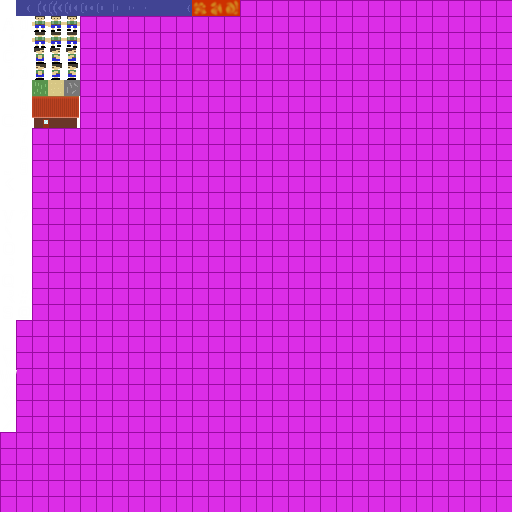
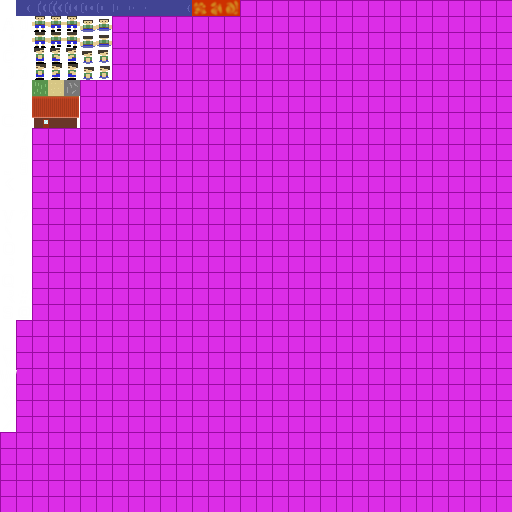
Layered file, before and after one edit (w=512, h=512). Changes by layer:
added layer "Liitetty taso #5" above "Liitetty taso #4" over left=99, top=66, right=110, bottom=79
added layer "Liitetty taso #4" above "Liitetty taso #6" over left=83, top=67, right=94, bottom=80
added layer "Liitetty taso #6" above "Liitetty taso #3" over left=98, top=50, right=109, bottom=63
added layer "Liitetty taso #3" above "Liitetty taso #7" over left=82, top=51, right=93, bottom=64
added layer "Liitetty taso #7" above "Liitetty taso #2" over left=96, top=35, right=112, bottom=47
added layer "Liitetty taso #2" above "Liitetty taso #8" over left=80, top=36, right=96, bottom=48
added layer "Liitetty taso #8" above "Liitetty taso #1" over left=96, top=19, right=112, bottom=31
added layer "Liitetty taso #1" above "Liitetty taso" over left=80, top=20, right=96, bottom=32
painted on "spriteSheet.png" over left=80, top=16, right=112, bottom=80
